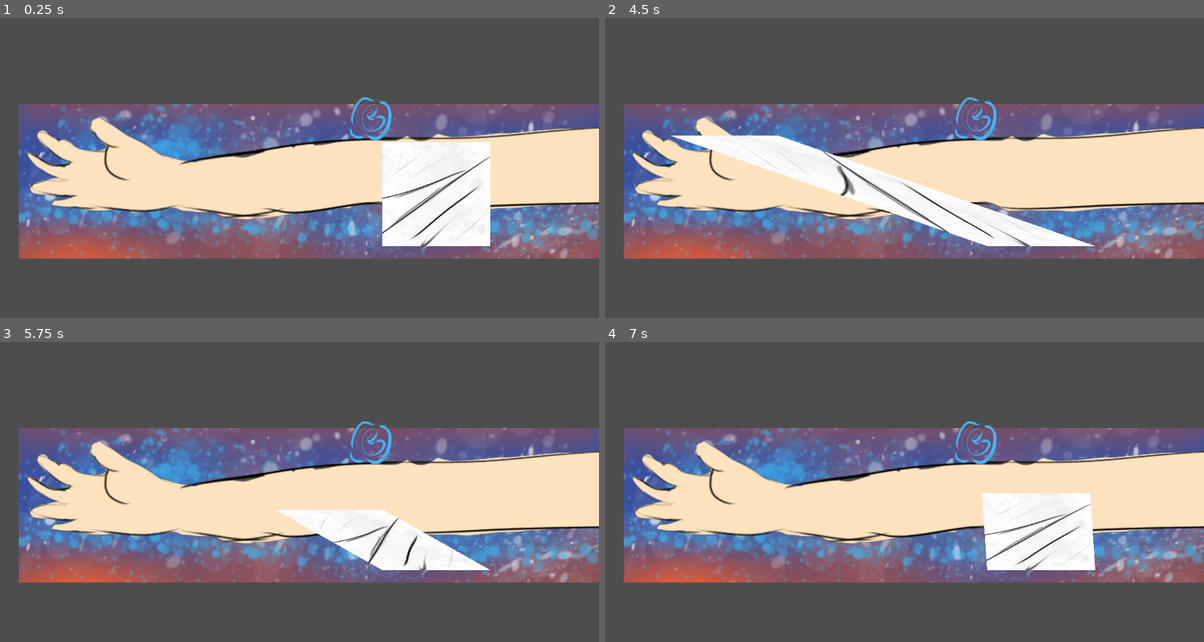
Above: before the commit, frames 1-4 (two rows, left to right).
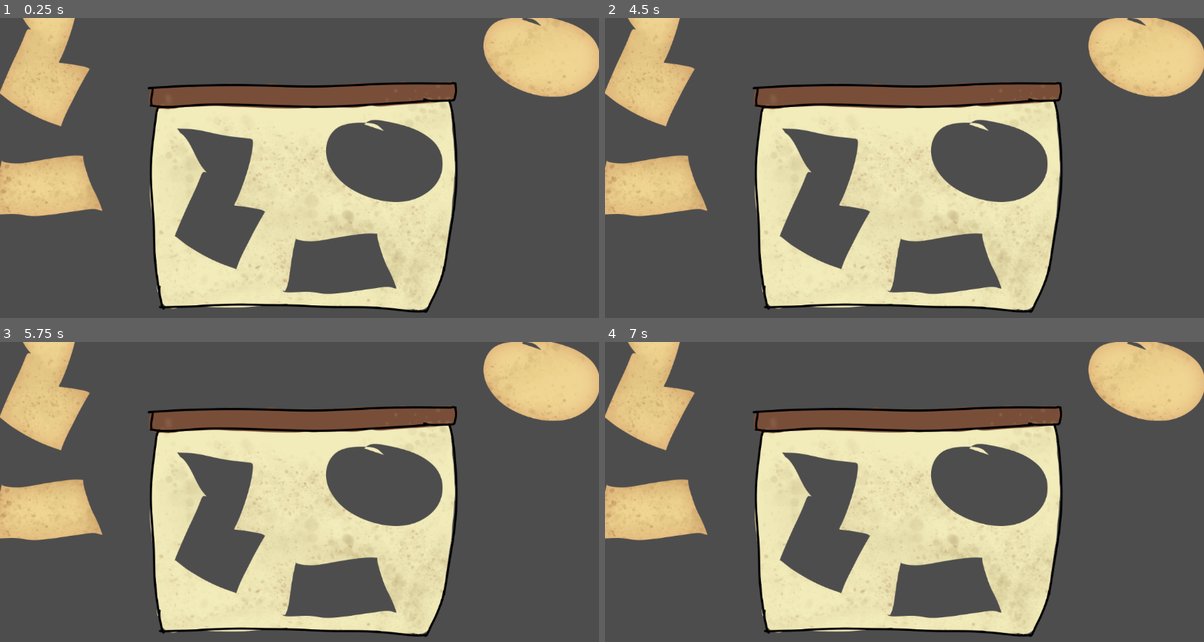
Above: after the commit, the same moments.

Repository: ZergioPC/Mecanicas-Godot
Game: Godot game, scene res://BalancePuzzle/balance_puzzle.tscn
Same seed, same stepped clock (60 frames per second), same inputs: the game is played once before the commit and once after it. Before the commit the project starts from res://Bandage/bandage.tscn.
Inputs (mouse positions are in pixels of both pictures, inside the frame that each line leads up to):
- Up to frame 1 (0.25 s): no input
- Up to frame 2 (4.5 s): tap Enter at 0.5, 2, 3.5 s; move the mouse to (976, 120) at 0.52 s; press the mouse at (976, 120) at 0.53 s; tap Space at 1.25, 2.75, 4.25 s; move the mouse to (784, 204) at 1.27 s; release the mouse at (784, 204) at 1.28 s; click (784, 204) at 1.35 s; move the mouse to (964, 111) at 2.02 s; press the mouse at (964, 111) at 2.03 s; move the mouse to (874, 252) at 2.77 s; release the mouse at (874, 252) at 2.78 s; click (874, 252) at 2.85 s; move the mouse to (1084, 237) at 3.52 s; press the mouse at (1084, 237) at 3.53 s; move the mouse to (724, 135) at 4.27 s; release the mouse at (724, 135) at 4.28 s; click (724, 135) at 4.35 s
- Up to frame 3 (5.75 s): move the mouse to (329, 510) at 5.02 s; press the mouse at (329, 510) at 5.03 s
- Up to frame 4 (7 s): move the mouse to (814, 426) at 5.77 s; release the mouse at (814, 426) at 5.78 s; click (814, 426) at 5.85 s; move the mouse to (1036, 492) at 6.52 s; press the mouse at (1036, 492) at 6.53 s

The runs differ from the first frame. In frame 1, 63% of the frame differs, in the area x 0-100%, y 0-99%; in frame 2, 64%; in frame 3, 63%; in frame 4, 63%.

Commit message:
NEW. Mecanica de rompecabezas creada

Diff:
--- /dev/null
+++ b/BalancePuzzle/balance_puzzle.gd
@@ -0,0 +1,38 @@
+extends Node2D
+
+@export var markers : Array[Marker2D]
+
+@onready var piezas_node = $PIEZAS
+
+var completation : int = 0
+var is_moving : bool = false
+
+func _ready() -> void:
+	completation = markers.size()
+
+	for pieza in piezas_node.get_children():
+		var rand_index = randi_range(0, markers.size() -1)
+
+		if "sprite" in pieza:
+			pieza.sprite.global_position = markers.pop_at(rand_index).global_position
+
+		if "balance_puzle_correct" in pieza:
+			pieza.balance_puzle_correct.connect(puzzle_completation)
+
+
+func _input(event: InputEvent) -> void:
+	if event.is_action_pressed("ACTION"):
+		for pieza in piezas_node.get_children():
+			if "is_hovered" in pieza:
+				if !pieza.is_hovered :
+					pieza.can_move = false
+	if event.is_action_released("ACTION"):
+		for pieza in piezas_node.get_children():
+			if ("can_move" in pieza) and ("is_correct" in pieza):
+				if !pieza.is_correct:
+					pieza.can_move = true
+
+func puzzle_completation() -> void :
+	completation -= 1
+	if completation <= 0 :
+		print("ganamoh")
--- /dev/null
+++ b/BalancePuzzle/balance_puzzle.tscn
@@ -0,0 +1,50 @@
+[gd_scene load_steps=7 format=3 uid="uid://ce24f4kghe4p0"]
+
+[ext_resource type="Script" path="res://BalancePuzzle/balance_puzzle.gd" id="1_2ghq6"]
+[ext_resource type="Texture2D" uid="uid://dto6hwqqv3maa" path="res://BalancePuzzle/borard.png" id="1_jinit"]
+[ext_resource type="Texture2D" uid="uid://bg6unmtptqeyr" path="res://BalancePuzzle/pieze_1.png" id="2_qefef"]
+[ext_resource type="Texture2D" uid="uid://r12dm0ud2735" path="res://BalancePuzzle/pieze_2.png" id="3_oiaq7"]
+[ext_resource type="Texture2D" uid="uid://cfatnmxw4obgk" path="res://BalancePuzzle/pieze_3.png" id="4_2haej"]
+[ext_resource type="PackedScene" uid="uid://d3gsgi0i44bbr" path="res://BalancePuzzle/balance_puzzle_item.tscn" id="5_cc7n6"]
+
+[node name="BalancePuzzle" type="Node2D" node_paths=PackedStringArray("markers")]
+script = ExtResource("1_2ghq6")
+markers = [NodePath("Node2D/P1"), NodePath("Node2D/P2"), NodePath("Node2D/P3")]
+
+[node name="Camera2D" type="Camera2D" parent="."]
+
+[node name="Borard" type="Sprite2D" parent="."]
+position = Vector2(0, 20)
+scale = Vector2(0.78636, 0.78636)
+texture = ExtResource("1_jinit")
+
+[node name="PIEZAS" type="Node2D" parent="."]
+
+[node name="Pieza1" parent="PIEZAS" instance=ExtResource("5_cc7n6")]
+position = Vector2(163, -48)
+piece_sprite = ExtResource("2_qefef")
+piece_scale = 0.786
+hitbox_radio = 3
+
+[node name="Pieza2" parent="PIEZAS" instance=ExtResource("5_cc7n6")]
+position = Vector2(77, 150)
+piece_sprite = ExtResource("3_oiaq7")
+piece_scale = 0.786
+hitbox_radio = 3
+
+[node name="Pieza3" parent="PIEZAS" instance=ExtResource("5_cc7n6")]
+position = Vector2(-151, 23)
+piece_sprite = ExtResource("4_2haej")
+piece_scale = 0.786
+hitbox_radio = 3
+
+[node name="Node2D" type="Node2D" parent="."]
+
+[node name="P1" type="Marker2D" parent="Node2D"]
+position = Vector2(-489, -251)
+
+[node name="P2" type="Marker2D" parent="Node2D"]
+position = Vector2(-489, 0)
+
+[node name="P3" type="Marker2D" parent="Node2D"]
+position = Vector2(466, -251)
--- /dev/null
+++ b/BalancePuzzle/balance_puzzle_item.gd
@@ -0,0 +1,56 @@
+extends Node2D
+
+@export var piece_sprite : Texture2D
+@export var piece_scale : float = 1.0
+@export var hitbox_radio : int = 1
+@export var selection_radio : int = 10
+
+@onready var sprite = $Sprite2D
+@onready var hitbox_shape = $Sprite2D/PiezeHitbox/CollisionShape2D
+@onready var holebox_shape = $PiezeHoleBox/CollisionShape2D
+
+var is_hovered : bool = false
+var is_correct : bool = false
+var is_moving : bool = false
+var can_move : bool = true
+
+signal balance_puzle_correct
+
+func _ready() -> void:
+	hitbox_shape.scale *= selection_radio
+	holebox_shape.scale *= hitbox_radio
+	sprite.texture = piece_sprite
+
+	# EN CASO DE QUE EL TABLERO TENGA OTRO TAMAÑO
+	self.scale *= piece_scale
+
+func _process(delta: float) -> void:
+	if !can_move :
+		return
+
+	var mouse_pos = get_global_mouse_position()
+	if Input.is_action_pressed("ACTION") and is_hovered:
+		is_moving = true
+		sprite.global_position = mouse_pos
+	else:
+		is_moving = false
+
+	if Input.is_action_just_released("ACTION") and is_correct:
+		sprite.position = Vector2.ZERO
+		balance_puzle_correct.emit()
+		can_move = false
+
+# SIGNALS
+
+func _on_pieze_hitbox_mouse_entered() -> void:
+	is_hovered = true
+
+func _on_pieze_hitbox_mouse_exited() -> void:
+	if !is_moving :
+		is_hovered = false
+
+func _on_pieze_hole_box_mouse_entered() -> void:
+	is_correct = true
+
+func _on_pieze_hole_box_mouse_exited() -> void:
+	is_correct = false
--- /dev/null
+++ b/BalancePuzzle/balance_puzzle_item.tscn
@@ -0,0 +1,28 @@
+[gd_scene load_steps=4 format=3 uid="uid://d3gsgi0i44bbr"]
+
+[ext_resource type="Script" path="res://BalancePuzzle/balance_puzzle_item.gd" id="1_51twf"]
+
+[sub_resource type="CircleShape2D" id="CircleShape2D_y74wb"]
+
+[sub_resource type="CircleShape2D" id="CircleShape2D_g01j5"]
+
+[node name="BalancePuzzleItem" type="Node2D"]
+script = ExtResource("1_51twf")
+
+[node name="Sprite2D" type="Sprite2D" parent="."]
+
+[node name="PiezeHitbox" type="Area2D" parent="Sprite2D"]
+
+[node name="CollisionShape2D" type="CollisionShape2D" parent="Sprite2D/PiezeHitbox"]
+shape = SubResource("CircleShape2D_y74wb")
+
+[node name="PiezeHoleBox" type="Area2D" parent="."]
+
+[node name="CollisionShape2D" type="CollisionShape2D" parent="PiezeHoleBox"]
+shape = SubResource("CircleShape2D_g01j5")
+debug_color = Color(0.341567, 0.485663, 1, 0.42)
+
+[connection signal="mouse_entered" from="Sprite2D/PiezeHitbox" to="." method="_on_pieze_hitbox_mouse_entered"]
+[connection signal="mouse_exited" from="Sprite2D/PiezeHitbox" to="." method="_on_pieze_hitbox_mouse_exited"]
+[connection signal="mouse_entered" from="PiezeHoleBox" to="." method="_on_pieze_hole_box_mouse_entered"]
+[connection signal="mouse_exited" from="PiezeHoleBox" to="." method="_on_pieze_hole_box_mouse_exited"]
--- a/project.godot
+++ b/project.godot
@@ -11,7 +11,7 @@
 [application]
 
 config/name="Mechanics_Testing"
-run/main_scene="res://Bandage/bandage.tscn"
+run/main_scene="res://BalancePuzzle/balance_puzzle.tscn"
 config/features=PackedStringArray("4.3", "Forward Plus")
 config/icon="res://icon.svg"
 
Binary file added: BalancePuzzle/borard.png
Not shown, added: BalancePuzzle/borard.png.import
Binary file added: BalancePuzzle/pieze_1.png
Not shown, added: BalancePuzzle/pieze_1.png.import
Binary file added: BalancePuzzle/pieze_2.png
Not shown, added: BalancePuzzle/pieze_2.png.import
Binary file added: BalancePuzzle/pieze_3.png
Not shown, added: BalancePuzzle/pieze_3.png.import
